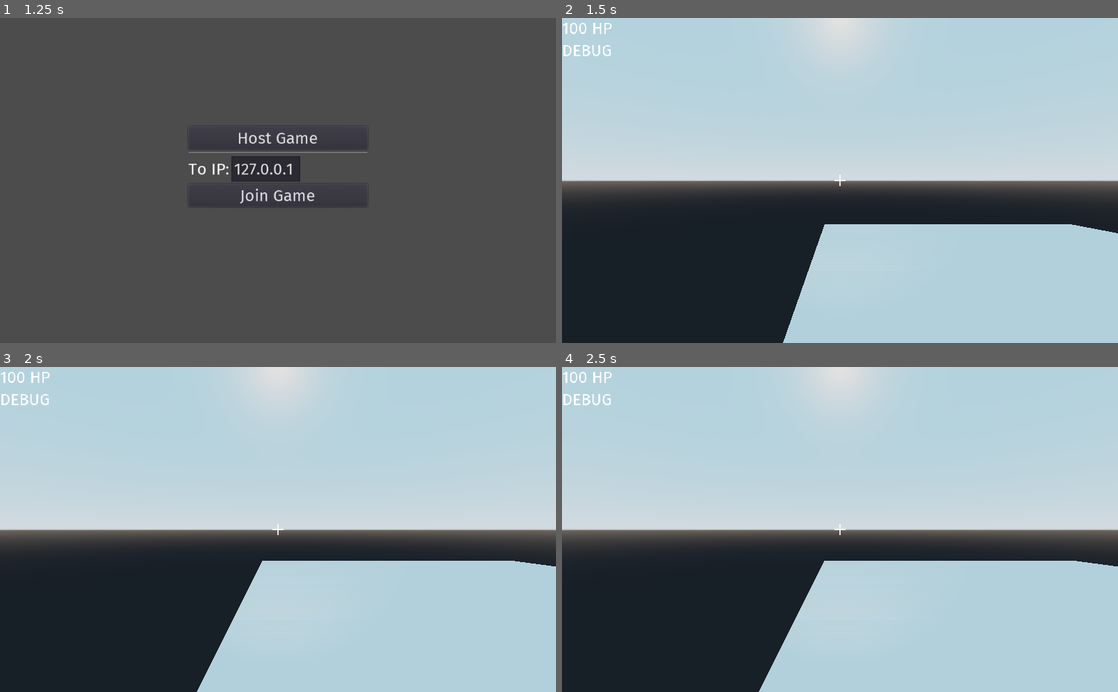
Above: before the commit, frames 1-4 (two rows, left to right).
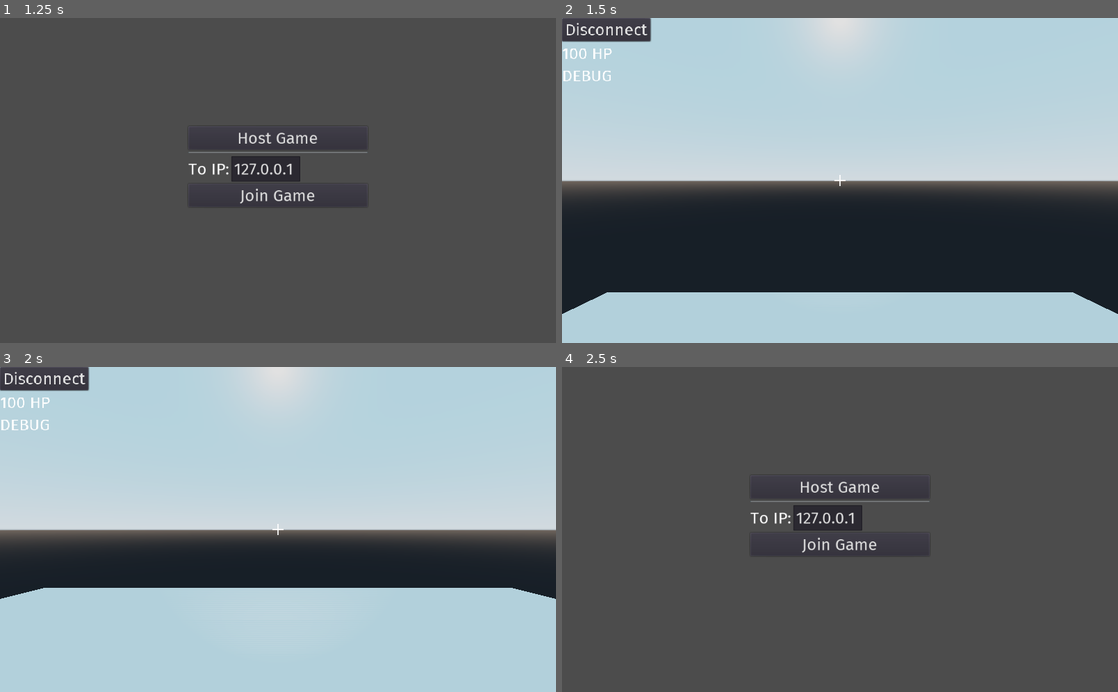
Above: after the commit, the same moments.

Repository: Norrox/Godot-Dead-Simple-Multiplayer-FPS
Game: Godot game, scene res://scenes/Lobby.tscn
Two runs of this game, one before a commit and one after it. Both use one fixed random seed, a clock stepped at 60 frames per second and the inputs below.
Inputs (mouse positions are in pixels of both pictures, inside the frame that each line leads up to):
- Up to frame 1 (1.25 s): tap Enter (ui_accept) at 0.5, 0.77 s; move the mouse to (400, 164) at 0.52 s; hold D (right) from 0.53 s (still down); tap F (Flashlight) at 0.6 s
- Up to frame 2 (1.5 s): release D (right) at 1.25 s; click "Host Game" at 1.25 s
- Up to frame 3 (2 s): no input
- Up to frame 4 (2.5 s): click (606, 380) at 2 s, where only the run after the commit has a clickable "Disconnect"

Frame 1 is identical in both runs. In frame 2, 19% of the frame differs, in the area x 0-100%, y 0-100%; in frame 3, 19%; in frame 4, 96%.

Commit message:
disconnection added

Diff:
--- a/scenes/Map.tscn
+++ b/scenes/Map.tscn
@@ -11,14 +11,5 @@
 height = 0.002
 depth = 16.0
 
-[node name="Spawner1" type="Position3D" parent="."]
-transform = Transform( 1, 0, 0, 0, 1, 0, 0, 0, 1, -7, 1, 7 )
-
-[node name="Spawner2" type="Position3D" parent="."]
-transform = Transform( 1, 0, 0, 0, 1, 0, 0, 0, 1, 7, 1, 7 )
-
-[node name="Spawner3" type="Position3D" parent="."]
-transform = Transform( 1, 0, 0, 0, 1, 0, 0, 0, 1, 7, 1, -7 )
-
-[node name="Spawner4" type="Position3D" parent="."]
-transform = Transform( 1, 0, 0, 0, 1, 0, 0, 0, 1, -7, 1, -7 )
+[node name="Spawn" type="Position3D" parent="."]
+transform = Transform( 1, 0, 0, 0, 1, 0, 0, 0, 1, 0, 2, 0 )
--- a/scenes/Player.tscn
+++ b/scenes/Player.tscn
@@ -65,21 +65,27 @@
 }
 
 [node name="HUD" type="VBoxContainer" parent="."]
-visible = false
 margin_right = 40.0
 margin_bottom = 40.0
 theme = SubResource( 5 )
 
+[node name="DisconnectButton" type="Button" parent="HUD"]
+margin_right = 163.0
+margin_bottom = 43.0
+text = "Disconnect"
+
 [node name="Health" type="Label" parent="HUD"]
-margin_right = 92.0
-margin_bottom = 37.0
+margin_top = 47.0
+margin_right = 163.0
+margin_bottom = 84.0
 text = "100"
 __meta__ = {
 "_edit_use_anchors_": false
 }
 
 [node name="Debug" type="Label" parent="HUD"]
-margin_top = 41.0
-margin_right = 92.0
-margin_bottom = 78.0
+margin_top = 88.0
+margin_right = 163.0
+margin_bottom = 125.0
 text = "DEBUG"
+[connection signal="pressed" from="HUD/DisconnectButton" to="." method="_on_DisconnectButton_pressed"]
--- a/scripts/Lobby.gd
+++ b/scripts/Lobby.gd
@@ -1,4 +1,7 @@
 extends Control
+
+func _ready():
+	Input.set_mouse_mode(Input.MOUSE_MODE_VISIBLE)
 
 func _on_HostButton_pressed():
 	NETWORK.create_server()
--- a/scripts/NETWORK.gd
+++ b/scripts/NETWORK.gd
@@ -5,8 +5,9 @@
 
 var map_scene = "res://scenes/Map.tscn"
 var player_scene = "res://scenes/Player.tscn"
+var lobby_scene = "res://scenes/Lobby.tscn"
 
-var spawner_node = null
+var spawn_node = null
 
 # Lobby buttons ================================================================
 
@@ -22,7 +23,6 @@
 	get_tree().set_network_peer(peer)
 	load_game()
 
-
 # Enter the game ===============================================================
 
 func load_game():
@@ -30,7 +30,7 @@
 
 	# Wait for the map to load, then search for the Spawner node
 	yield(get_tree().create_timer(0.01), "timeout")
-	spawner_node = get_tree().get_root().find_node("Spawner1", true, false)
+	spawn_node = get_tree().get_root().find_node("Spawn", true, false)
 
 	# If this is not the host, spawn the player locally
 	if not get_tree().is_network_server():
@@ -44,10 +44,16 @@
 	var player_instance = load(player_scene).instance()
 	player_instance.name = str(id)
 
-	if spawner_node != null:
-		spawner_node.add_child(player_instance)
+	if spawn_node != null:
+		spawn_node.add_child(player_instance)
 	else:
 		print("Error: Spawner node missing in the map!")
+
+# Leave the game ===============================================================
+
+func leave_game():
+	get_tree().set_network_peer(null) # Sends a network_peer_disconnected signal
+	get_tree().change_scene(lobby_scene)
 
 # Remote =======================================================================
 
@@ -58,5 +64,5 @@
 
 # If a client id emitted the signal of disconnecting, remove the player remotely:
 func _on_network_peer_disconnected(id):
-	if spawner_node.has_node(str(id)):
-		spawner_node.get_node(str(id)).queue_free()
+	if spawn_node.has_node(str(id)):
+		spawn_node.get_node(str(id)).queue_free()
--- a/scripts/Player.gd
+++ b/scripts/Player.gd
@@ -8,6 +8,10 @@
 var health = 100
 
 func _ready():
+
+	get_tree().connect("server_disconnected", self, "_on_server_disconnected")
+
+
 	# If the name of this instanced node is the same as the client id we can control it
 	var is_me = name == str( get_tree().get_network_unique_id() )
 	set_physics_process(is_me) # Keyboard inputs allowed
@@ -20,10 +24,14 @@
 	$HUD.visible = is_me
 
 	# Synced properties:
-	rset_config("translation", MultiplayerAPI.RPC_MODE_REMOTE)
-	rset_config("rotation", MultiplayerAPI.RPC_MODE_REMOTE)
+	rset_config("transform", MultiplayerAPI.RPC_MODE_REMOTE)
 	$Camera.rset_config("rotation", MultiplayerAPI.RPC_MODE_REMOTE)
 	$Camera/FlashLight.rset_config("visible", MultiplayerAPI.RPC_MODE_REMOTE)
+
+func synced_properties():
+	rset_unreliable("transform", transform)
+	$Camera.rset_unreliable("rotation", $Camera.rotation)
+	$Camera/FlashLight.rset("visible", $Camera/FlashLight.visible)
 
 func _physics_process(delta):
 
@@ -47,11 +55,8 @@
 
 	movement = move_and_slide(movement, Vector3.UP)
 
-	if movement != Vector3(): # If we are moving of falling send our translation
-		rset_unreliable("translation", translation)
-
 	other_abilities()
-
+	synced_properties()
 
 func _input(event):
 	if Input.get_mouse_mode() == Input.MOUSE_MODE_CAPTURED:
@@ -59,10 +64,6 @@
 			rotation_degrees.y -= event.relative.x * mouse_sensitivity / 10
 			$Camera.rotation_degrees.x -= event.relative.y * mouse_sensitivity / 10
 			$Camera.rotation_degrees.x = clamp($Camera.rotation_degrees.x, -90, 90)
-
-			# If we look around send our rotation
-			rset_unreliable("rotation", rotation)
-			$Camera.rset_unreliable("rotation", $Camera.rotation)
 
 func other_abilities():
 	if Input.is_action_just_pressed("shoot"):
@@ -75,10 +76,14 @@
 	if Input.is_action_just_pressed("Flashlight"):
 		$Camera/FlashLight.visible = !$Camera/FlashLight.visible
 
-		# Send reliably if our flashlight is On or Off
-		$Camera/FlashLight.rset("visible", $Camera/FlashLight.visible)
 
 func shoot():
 	if $Camera/RayCast.get_collider() != null and $Camera/RayCast.get_collider().get("health") != null:
 		$Camera/RayCast.get_collider().health -= 10
 		$HUD/Debug.text = "Enemy: " + str($Camera/RayCast.get_collider().health) + " HP"
+
+func _on_server_disconnected():
+	NETWORK.leave_game()
+
+func _on_DisconnectButton_pressed():
+	NETWORK.leave_game()
